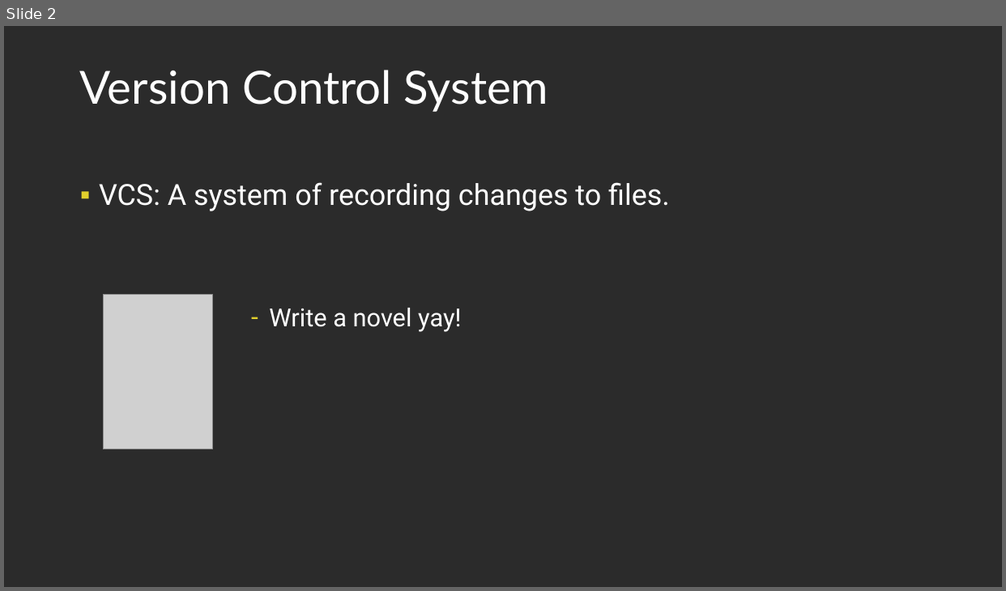
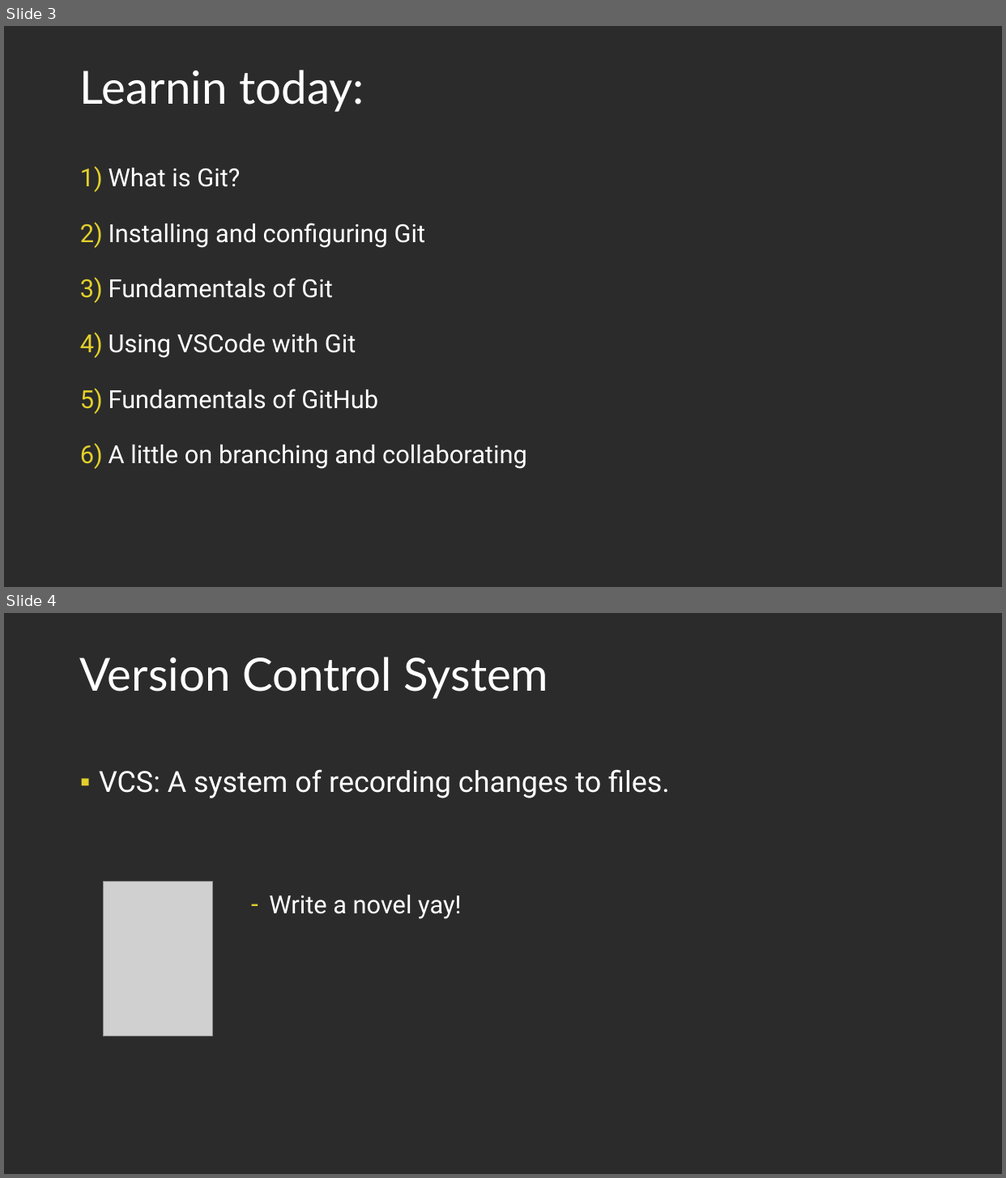
Before and after one commit to Light2Dark/git_tutorial, a slide deck: Git and Github.pptx. Shown one above the other, each under a label of ours: slide 2 before the commit, slides 3 and 4 after it. The pictures are 1006x591 and 1006x1178 pixels, drawn with LibreOffice and Linux fonts; fonts in the diff are those of the drawing; grey boxes stand for pictures; background and template pictures are left out; a plain dark background stands for a picture behind light text. Boxes give left, top, right and bottom in pixels: in the first picture for what was removed or moved away, otherwise in the second. Text is boxed around its words. In the diff, an @@ line names an element or a change of style, - is before the commit and + after.

```diff
--- a/Git and Github.pptx
+++ b/Git and Github.pptx
@@ slide 3 added at [4,26,1002,587], background picture (left out) @@
@@ title added at [80,70,364,112], 44 pt, text #FFFFFF @@
+Learnin today:
@@ text added at [108,168,527,469], 24 pt, text #FFFFFF @@
+1) What is Git?
+2) Installing and configuring Git
+3) Fundamentals of Git
+4) Using VSCode with Git
+5) Fundamentals of GitHub
+6) A little on branching and collaborating
@@ what was slide 2 is now slide 4 @@
```
Also in this commit, not shown: 9 slides changed, 3 other slides added.
